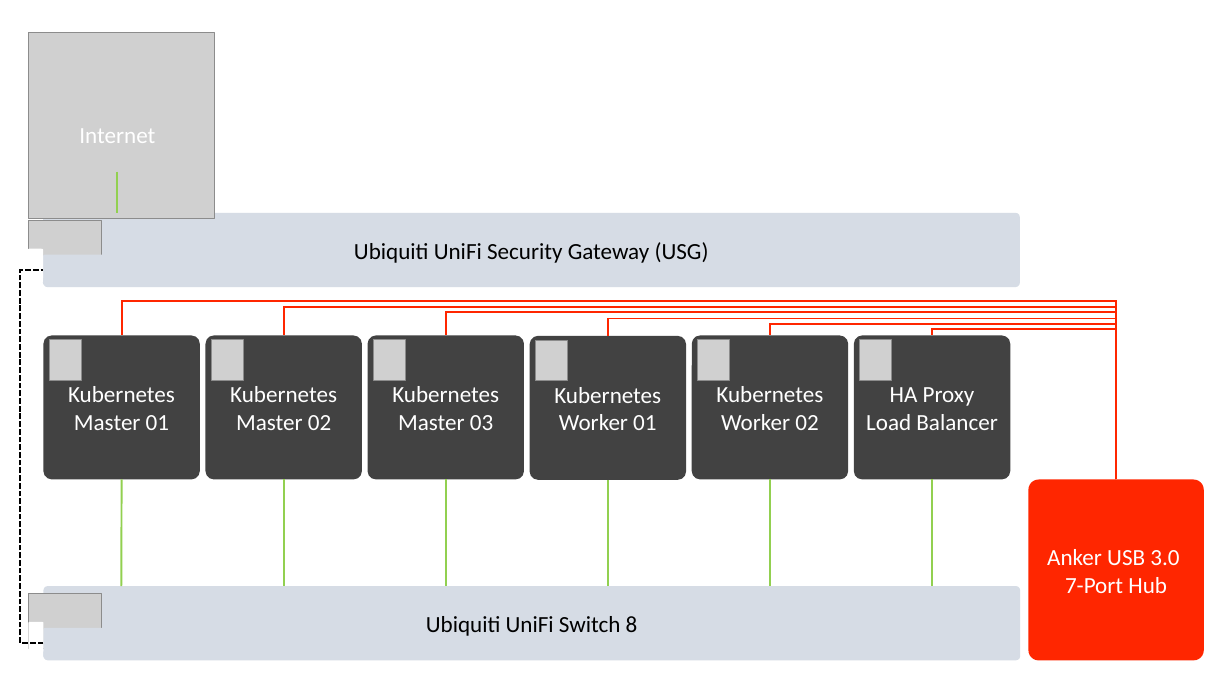
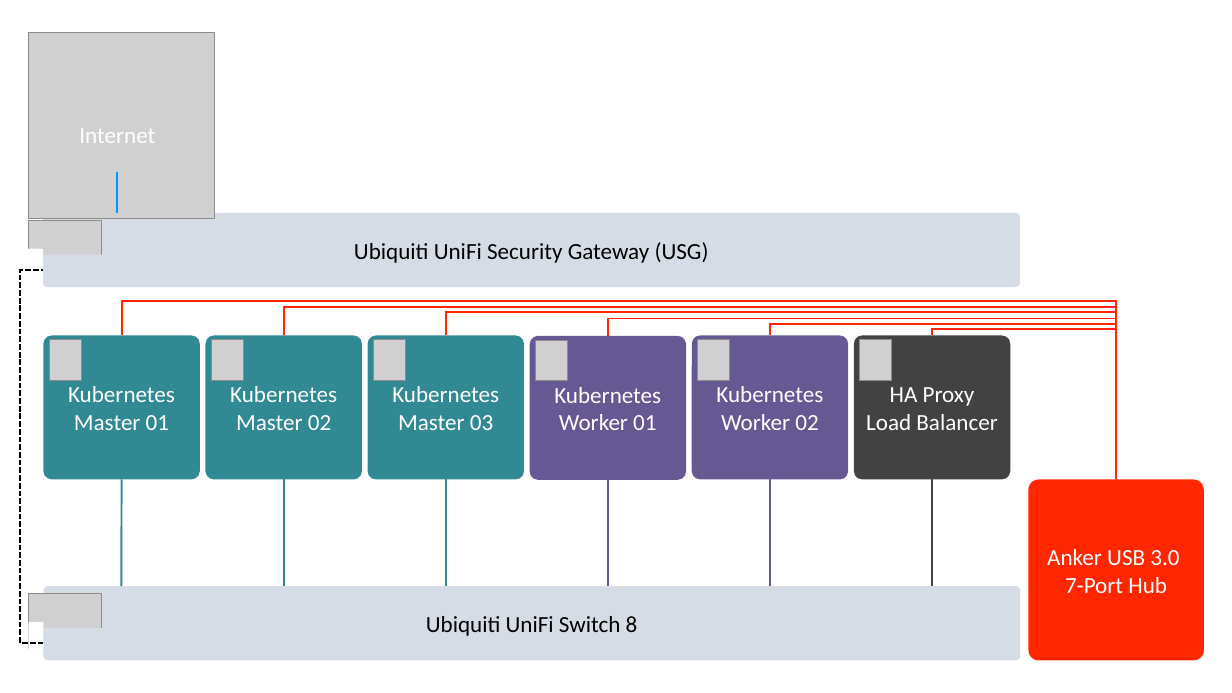
Before and after one commit to likamrat/ARMadillo, a slide deck: slide 1 of img/architecture.pptx. Drawn at 1232x693 pixels with LibreOffice and Linux fonts; fonts in the diff are those of the drawing; grey boxes stand for pictures. Boxes give left, top, right and bottom in pixels: in the first picture for what was removed or moved away, otherwise in the second. Text is boxed around its words. In the diff, an @@ line names an element or a change of style, - is before the commit and + after.

```diff
--- a/img/architecture.pptx
+++ b/img/architecture.pptx
@@ line (117, 172) - (117, 213): stroke #92D050 1.5 pt to #0096FF 1.5 pt @@
@@ fill #424242 to #318993 in 3 elements at [43,335,200,480], [205,335,361,480], [368,335,524,480] @@
@@ rounded rectangle "Kubernetes Worker 01" at [530,336,686,481]: fill #424242 to #665893 @@
@@ rounded rectangle "Kubernetes Worker 02" at [692,335,848,480]: fill #424242 to #665893 @@
@@ line (122, 480) - (121, 586): stroke #92D050 1.5 pt to #318993 1.5 pt @@
@@ line (284, 480) - (284, 586): stroke #92D050 1.5 pt to #318993 1.5 pt @@
@@ line (445, 480) - (445, 586): stroke #92D050 1.5 pt to #318993 1.5 pt @@
@@ line (608, 480) - (608, 587): stroke #92D050 1.5 pt to #665893 1.5 pt @@
@@ line (770, 480) - (770, 586): stroke #92D050 1.5 pt to #665893 1.5 pt @@
@@ line (933, 480) - (933, 587): stroke #92D050 1.5 pt to #424242 1.5 pt @@
```
Also in this commit, not shown: 1 other slide changed, 4 other files.
